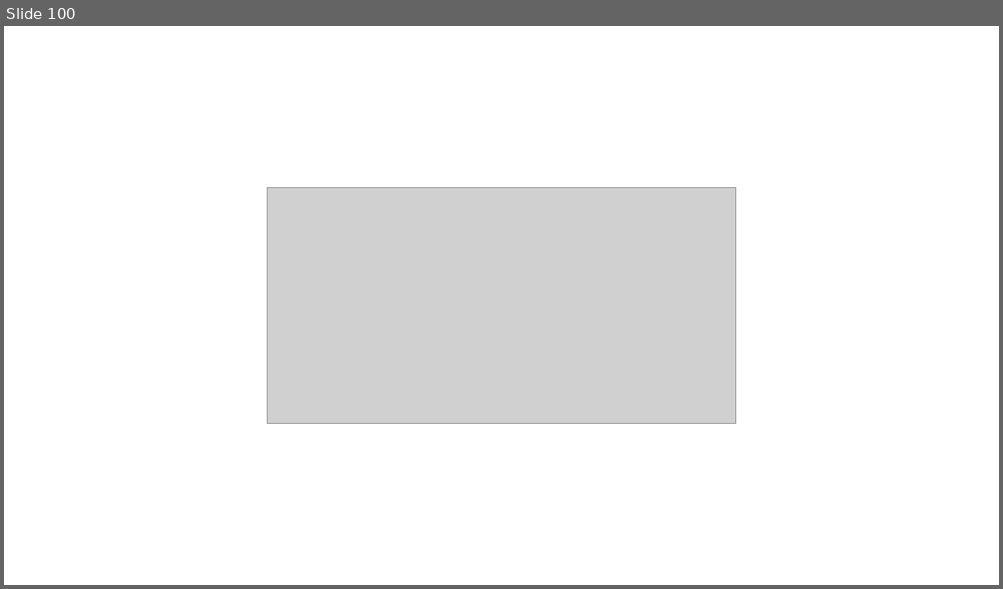
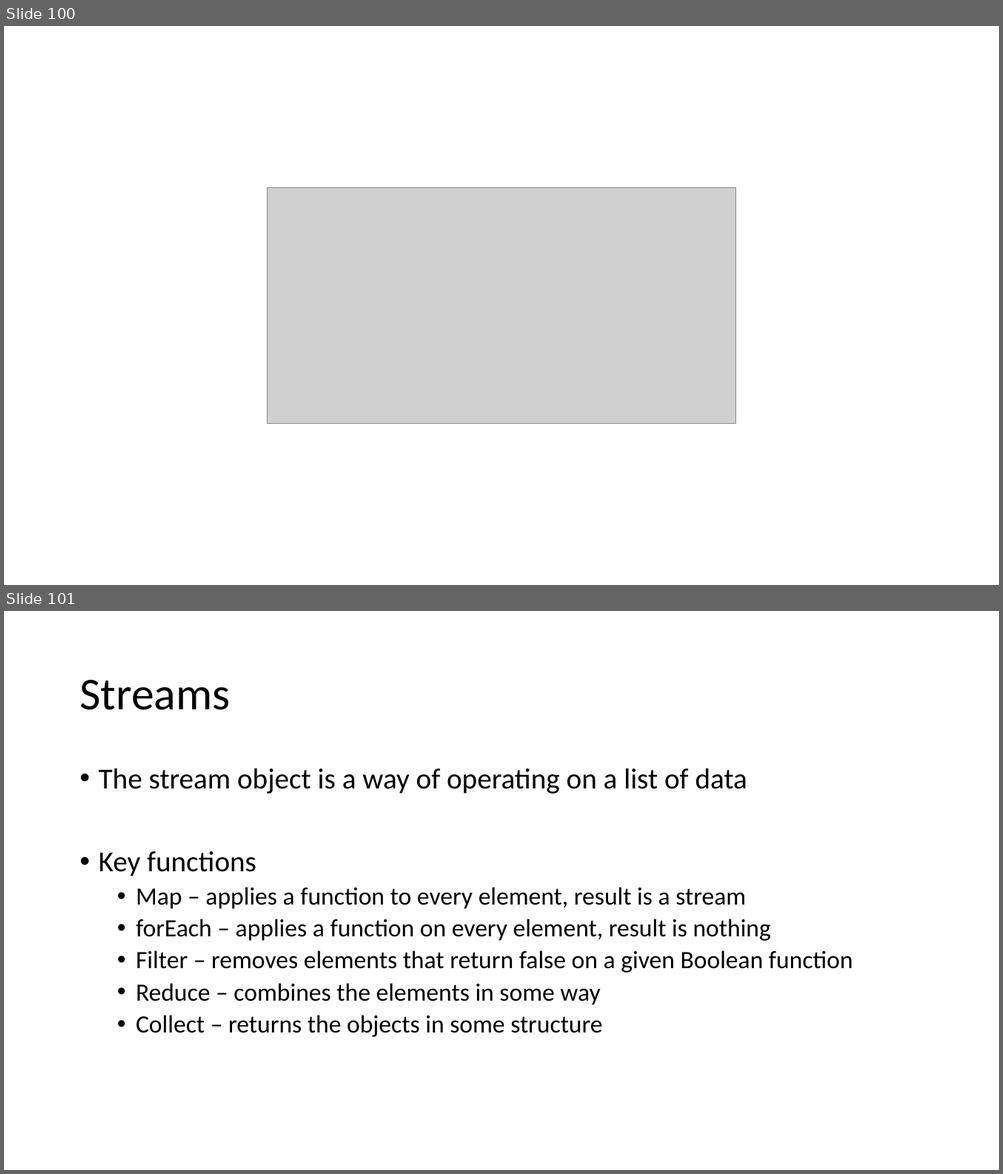
Before and after one commit to skalakm/232, a slide deck: notes.pptx. Shown one above the other, each under a label of ours: slide 100 before the commit, slides 100 and 101 after it. The pictures are 1003x589 and 1003x1174 pixels, drawn with LibreOffice and Linux fonts; fonts in the diff are those of the drawing; grey boxes stand for pictures. Boxes give left, top, right and bottom in pixels: in the first picture for what was removed or moved away, otherwise in the second. Text is boxed around its words. In the diff, an @@ line names an element or a change of style, - is before the commit and + after.

```diff
--- a/notes.pptx
+++ b/notes.pptx
@@ slide 101 added at [4, 611, 999, 1170], background #FFFFFF @@
@@ title added at [79, 680, 230, 710], 44 pt, text #000000 @@
+Streams
@@ text added at [99, 768, 853, 1037], 24 pt, text #000000 @@
+• The stream object is a way of operating on a list of data
+• Key functions
+  • Map – applies a function to every element, result is a stream
+  • forEach – applies a function on every element, result is nothing
+  • Filter – removes elements that return false on a given Boolean function
+  • Reduce – combines the elements in some way
+  • Collect – returns the objects in some structure
```
Also in this commit, not shown: 4 other slides added.
